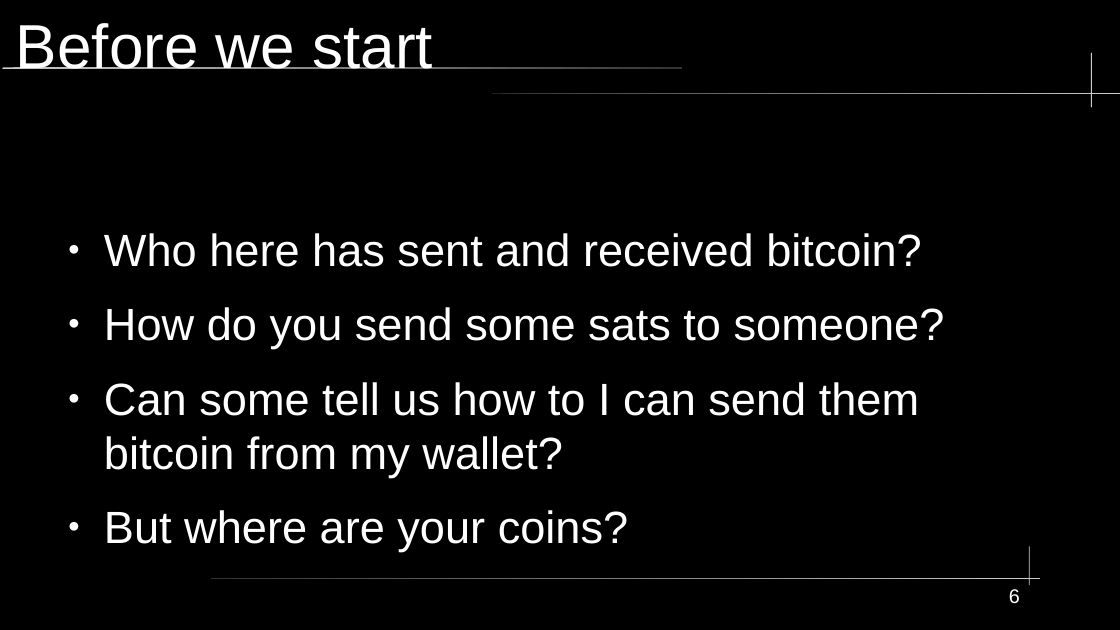
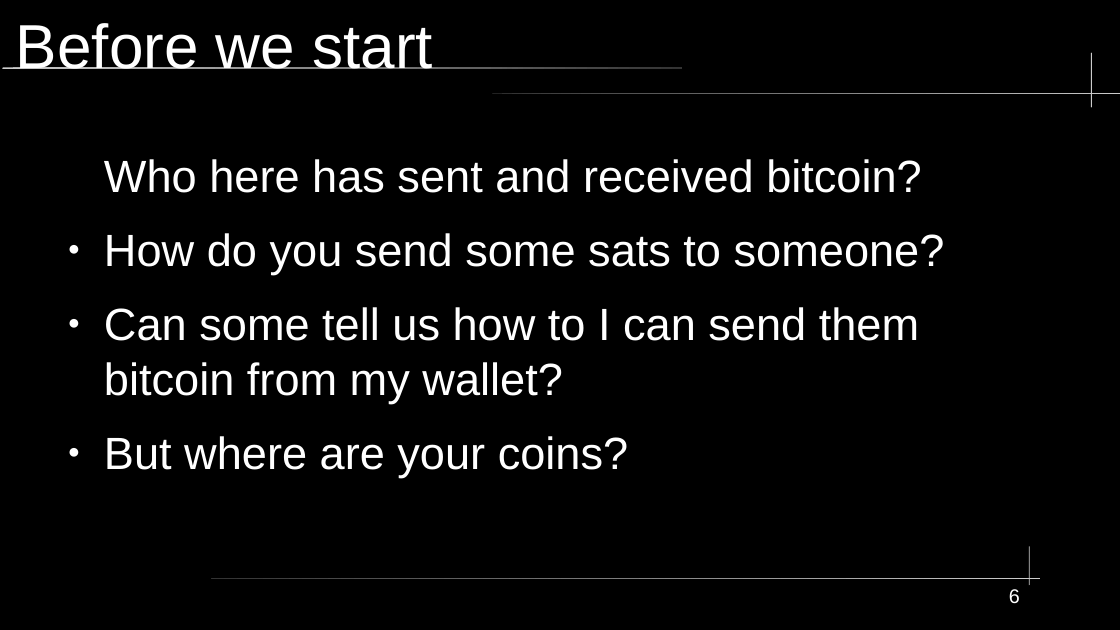
Before and after one commit to jasonribble/journey-of-an-utxo, a slide deck: slide 6 of slides.odp. Drawn at 1120x630 pixels with LibreOffice and Linux fonts; fonts in the diff are those of the drawing. Boxes give left, top, right and bottom in pixels: in the first picture for what was removed or moved away, otherwise in the second. Text is boxed around its words. In the diff, an @@ line names an element or a change of style, - is before the commit and + after.

```diff
--- a/slides.odp
+++ b/slides.odp
@@ text at box(104, 159, 922, 193): bullet ● to none @@
```
Also in this commit, not shown: 4 other slides changed.
